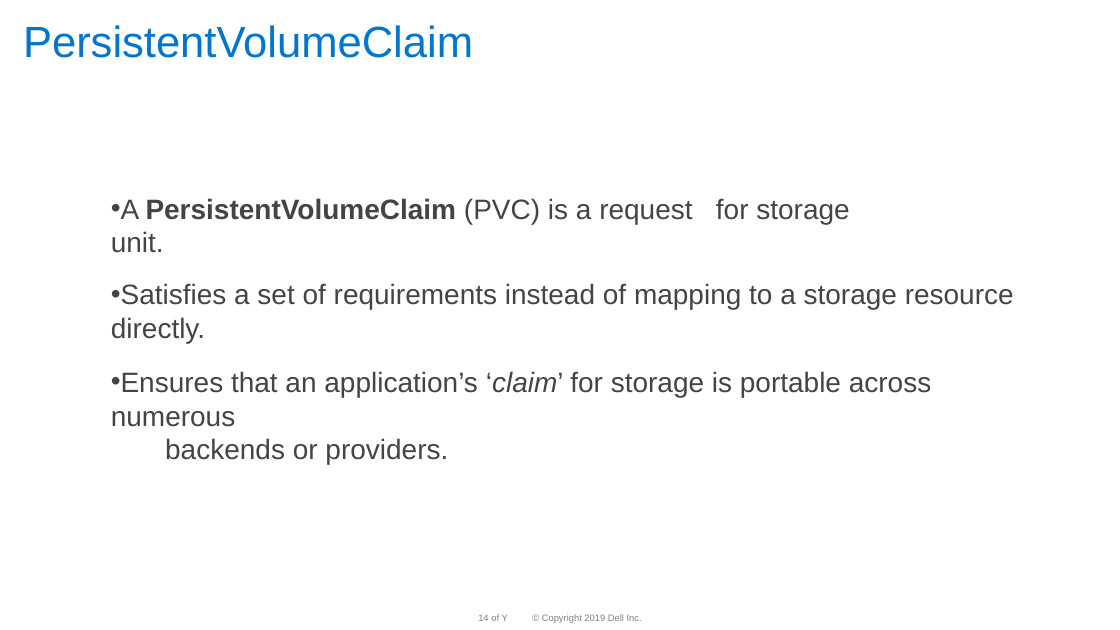
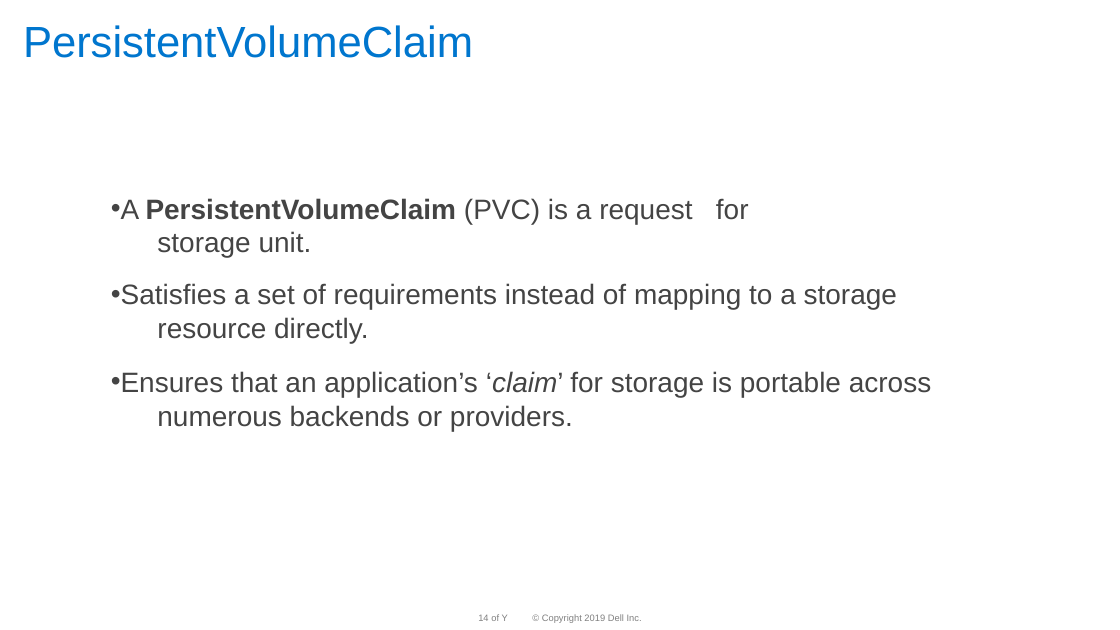
Before and after one commit to dteskubernetesworkshop/spring-boot-k8s-workshop, a slide deck: slide 14 of slides/k8 workshop deck-Day-2 -v 1.0D.pptx. Drawn at 1120x630 pixels with LibreOffice and Linux fonts; fonts in the diff are those of the drawing; background and template pictures are left out. Boxes give left, top, right and bottom in pixels: in the first picture for what was removed or moved away, otherwise in the second. Text is boxed around its words. In the diff, an @@ line names an element or a change of style, - is before the commit and + after.

```diff
--- a/slides/k8 workshop deck-Day-2 -v 1.0D.pptx
+++ b/slides/k8 workshop deck-Day-2 -v 1.0D.pptx
@@ text "A PersistentVolumeClaim (PVC) is a ..." rewrapped from box(111, 198, 849, 253) to box(111, 198, 749, 258) @@
@@ text "Satisfies a set of requirements ..." rewrapped from box(111, 283, 1014, 309) to box(111, 283, 897, 343) @@
@@ text "Ensures that an application’s ‘claim’ ..." rewrapped from box(111, 371, 931, 464) to box(111, 371, 931, 431) @@
```
Also in this commit, not shown: 2 other slides changed, 1 other file.
